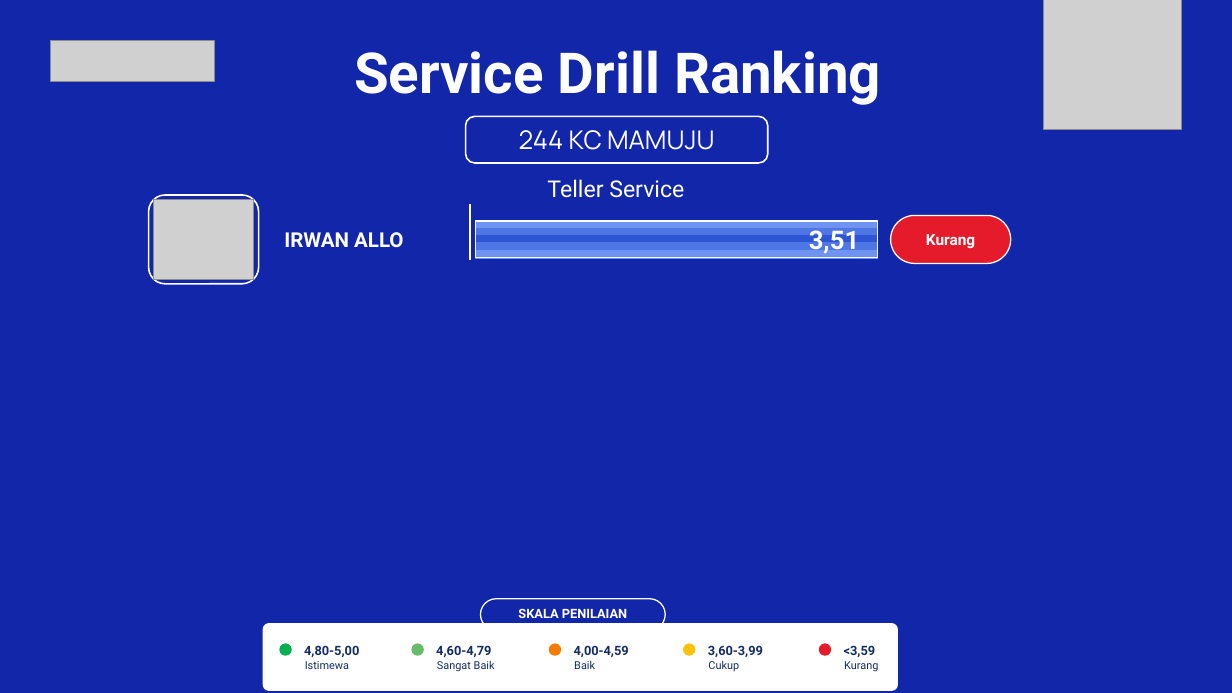
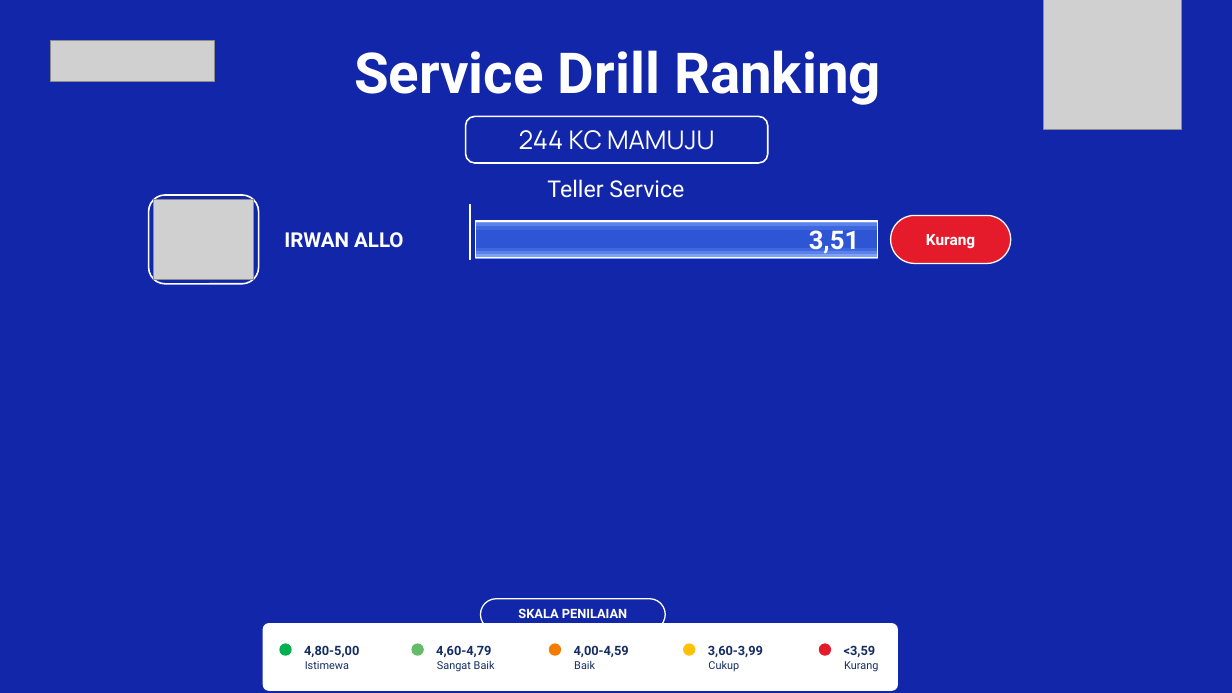
Before and after one commit to hengkiyudijanto/btn-sip, a slide deck: slide 2 of ranking-prod.pptx. Drawn at 1232x693 pixels with LibreOffice and Linux fonts; fonts in the diff are those of the drawing; grey boxes stand for pictures; background and template pictures are left out. Boxes give left, top, right and bottom in pixels: in the first picture for what was removed or moved away, otherwise in the second. Text is boxed around its words. In the diff, an @@ line names an element or a change of style, - is before the commit and + after.

```diff
--- a/ranking-prod.pptx
+++ b/ranking-prod.pptx
@@ rectangle: place and size @@
-rectangle at bbox=[476, 236, 878, 244]
+rectangle at bbox=[476, 230, 878, 250]
@@ rectangle at bbox=[476, 224, 878, 227]: fill #6E93F0 to #5A82EA; outline #6E93F0 1 pt to #5A82EA 1 pt @@
@@ rectangle: place and size @@
-rectangle at bbox=[476, 228, 878, 237]
+rectangle at bbox=[476, 227, 878, 231]
@@ rectangle at bbox=[476, 227, 878, 231]: fill #4E76E4 to #3D68DF; outline #4E76E4 1 pt to #3D68DF 1 pt @@
@@ rectangle added at bbox=[476, 221, 878, 225], fill #7FA0F3, outline #7FA0F3 1 pt @@
@@ rectangle at bbox=[476, 251, 878, 255]: fill #6E93F0 to #5A82EA; outline #6E93F0 1 pt to #5A82EA 1 pt @@
@@ rectangle: place and size @@
-rectangle at bbox=[476, 250, 878, 259]
+rectangle at bbox=[476, 251, 878, 255]
@@ rectangle at bbox=[476, 249, 878, 252]: fill #4E76E4 to #3D68DF; outline #4E76E4 1 pt to #3D68DF 1 pt @@
@@ rectangle: place and size @@
-rectangle at bbox=[476, 243, 878, 251]
+rectangle at bbox=[476, 249, 878, 252]
@@ rectangle added at bbox=[476, 255, 878, 259], fill #7FA0F3, outline #7FA0F3 1 pt @@
```
Also in this commit, not shown: 5 other files.
